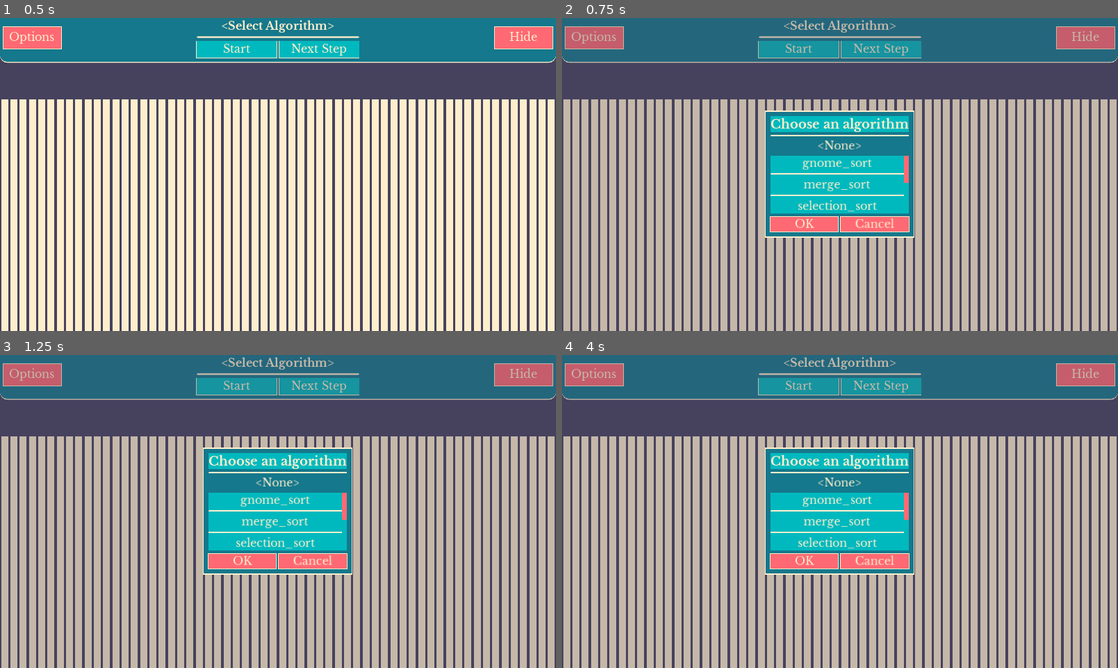
Above: before the commit, frames 1-4 (two rows, left to right).
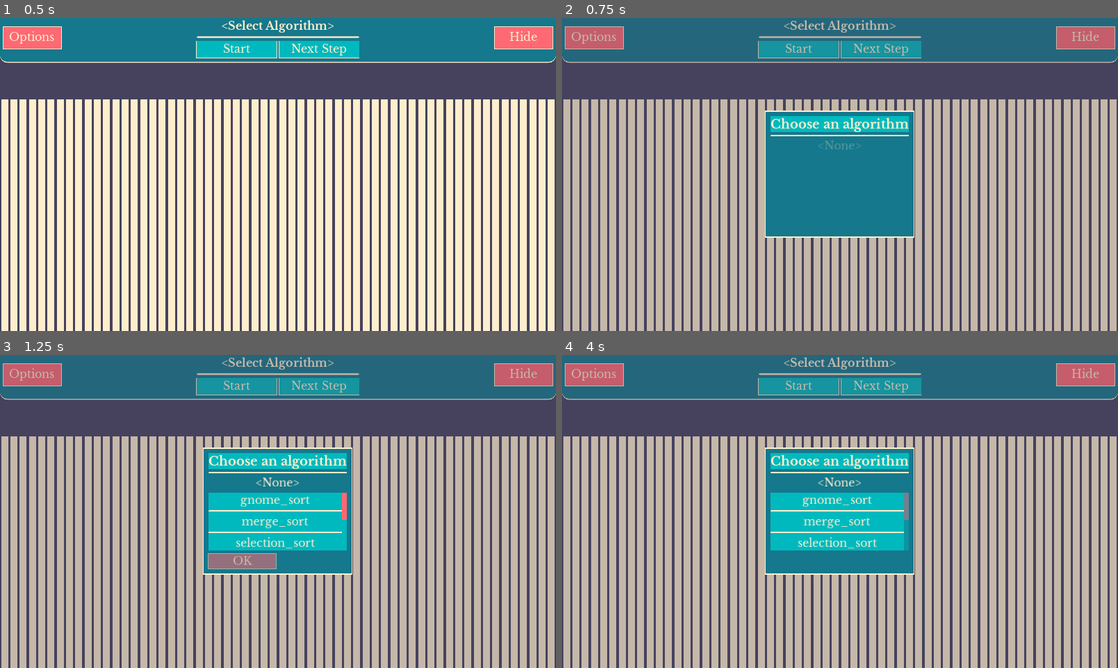
Above: after the commit, the same moments.

Repository: DissonantVoid/Godot-Sort-Visualizer
Game: Godot game, scene res://scenes/game/main.tscn
The game is run twice, just before and just after one commit, with the same random seed, the same clock (stepped at 60 frames per second) and the same inputs.
Inputs:
- Up to frame 1 (0.5 s): no input
- Up to frame 2 (0.75 s): click "<Select Algorithm>" at 0.5 s
- Up to frame 3 (1.25 s): no input
- Up to frame 4 (4 s): click "OK" at 1.25 s; click "OK" at 2 s; click "Hide" at 2.75 s; click "<Select Algorithm>" at 3.5 s

Frame 1 is identical in both runs. In frame 2, 5.9% of the frame differs, in the area x 37-63%, y 39-69%; in frame 3, 1.3%; in frame 4, 1.4%.

Commit message:
added fade-in animation to popups
attention to details? feature creep? boredom? we may never know

Diff:
--- a/scenes/objects/components/popups/popup_base.gd
+++ b/scenes/objects/components/popups/popup_base.gd
@@ -6,8 +6,30 @@
 onready var _error_panel : MarginContainer = $Error
 onready var _error_txt : Label = $Error/Error/HBoxContainer/Label
 
+const _fade_in_time : float = 0.08
+const _max_fade_depth : int = 3 # fade in nodes as long as they're not this deep in tree
 const _err_show_time : float = 0.3
 
+
+func _ready():
+	# recursively animate elements showing up
+	var content_container : PanelContainer = $Content
+	var tween : SceneTreeTween = get_tree().create_tween()
+	yield(get_tree(),"idle_frame") # wait in case derived classes add nodes in _ready
+	for child in content_container.get_children():
+		_tween_children(child, tween, 0)
+
+func _tween_children(node : CanvasItem, tween : SceneTreeTween, depth : int):
+	if depth <= _max_fade_depth:
+		for child in node.get_children():
+			if child is CanvasItem:
+				_tween_children(child, tween, depth+1)
+
+		node.self_modulate.a = 0
+		tween.tween_property(node, "self_modulate:a", 1.0, _fade_in_time)
+	else:
+		node.modulate.a = 0
+		tween.tween_property(node, "modulate:a", 1.0, _fade_in_time)
 
 func _on_background_gui_input(event):
 	if event is InputEventMouseButton && event.pressed && event.button_index == BUTTON_LEFT:
--- a/scenes/objects/components/popups/popup_main_interface_algorithms.tscn
+++ b/scenes/objects/components/popups/popup_main_interface_algorithms.tscn
@@ -50,7 +50,8 @@
 scroll_horizontal_enabled = false
 
 [node name="PanelContainer" type="PanelContainer" parent="Content/MarginContainer/VBoxContainer/Algorithms/ScrollContainer" index="0"]
-margin_right = 236.0
+margin_right = 244.0
+margin_bottom = 100.0
 size_flags_horizontal = 3
 size_flags_vertical = 3
 custom_styles/panel = SubResource( 1 )
